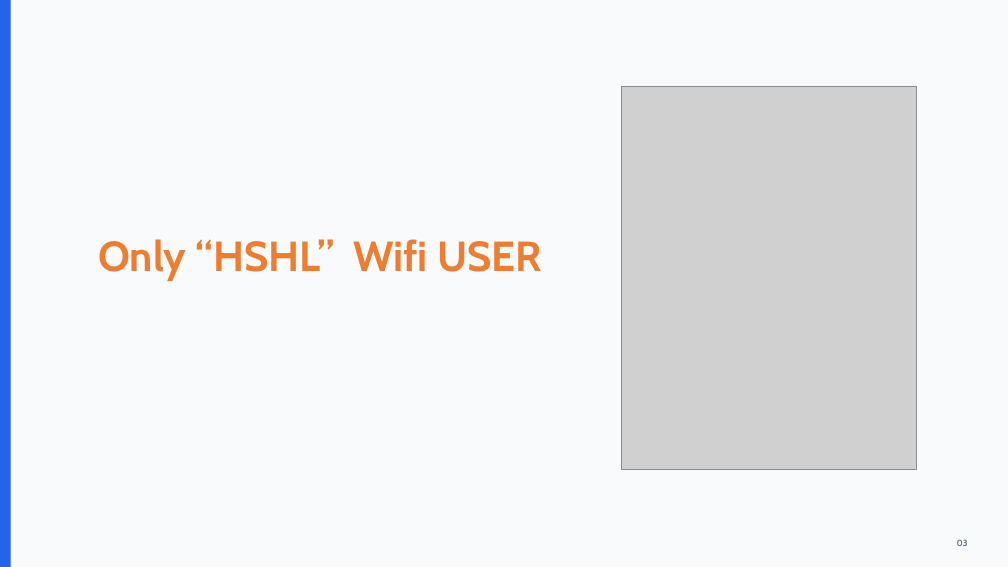
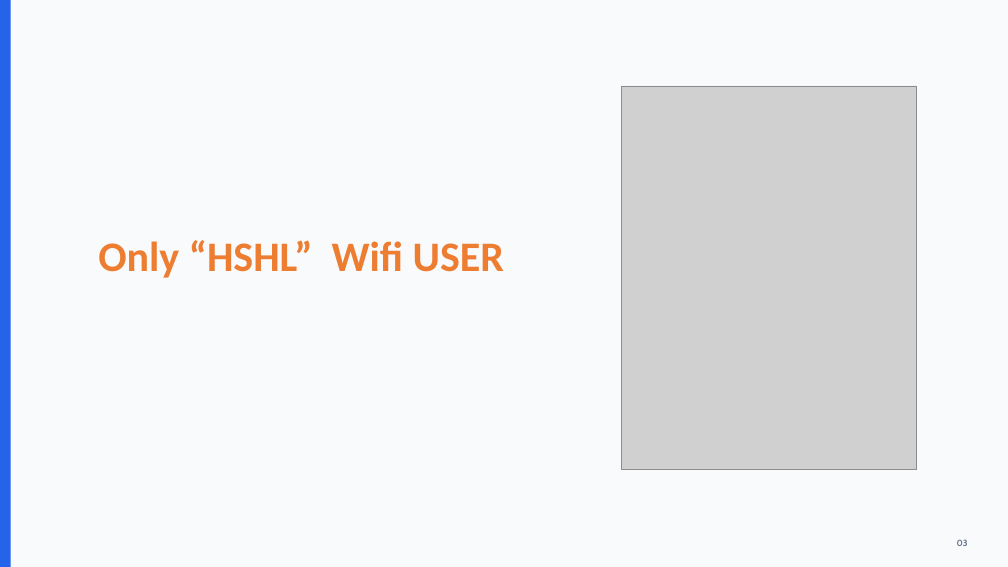
Before and after one commit to sohan2961/SS2026_ICS_Team_A5, a slide deck: slide 6 of Presentation/Edge_Computing_in_Industrial_Communication.pptx (slide 5 before the commit). Drawn at 1008x567 pixels with LibreOffice and Linux fonts; fonts in the diff are those of the drawing; grey boxes stand for pictures. Boxes give left, top, right and bottom in pixels: in the first picture for what was removed or moved away, otherwise in the second. Text is boxed around its words. In the diff, an @@ line names an element or a change of style, - is before the commit and + after.

```diff
--- a/Presentation/Edge_Computing_in_Industrial_Communication.pptx
+++ b/Presentation/Edge_Computing_in_Industrial_Communication.pptx
@@ text "Only “HSHL” Wifi USER" at [98,240,504,278]: font Cabin to Calibri @@
```
Also in this commit, not shown: 11 other slides changed, 3 slides added, 1 slide removed, 2 other files.
